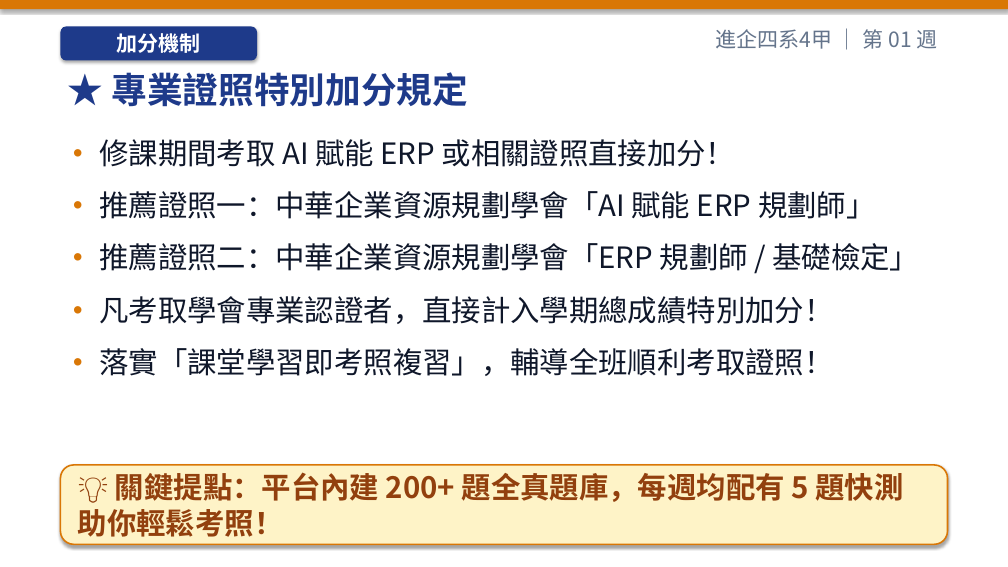
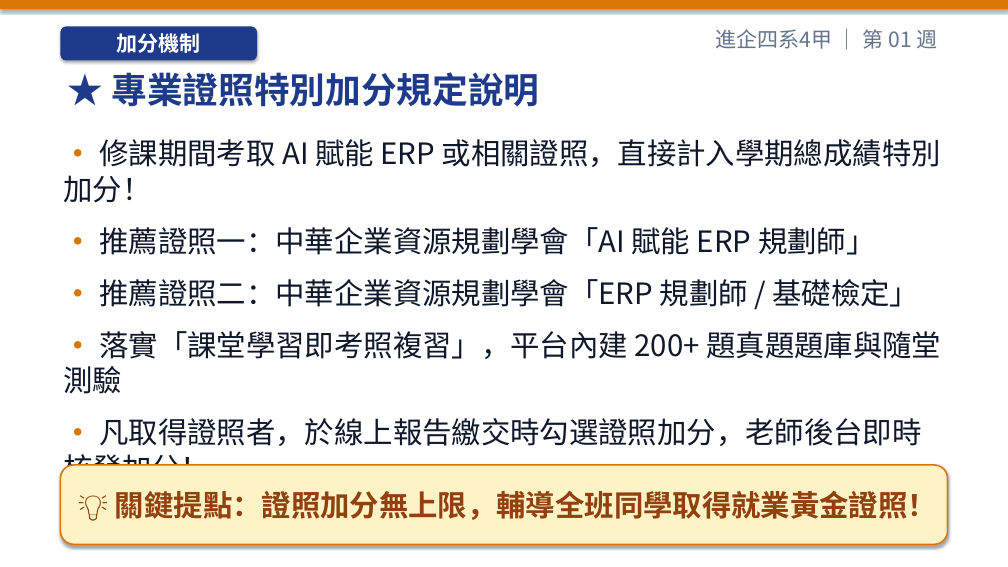
Before and after one commit to h12s12bs/vnu-enterprise-resource-planning, a slide deck: slide 4 of 01_每週教學簡報_PPT/ERP_第01週_課程導論、ERP_概念演進與數位轉型.pptx. Drawn at 1008x567 pixels with LibreOffice and Linux fonts; fonts in the diff are those of the drawing. Boxes give left, top, right and bottom in pixels: in the first picture for what was removed or moved away, otherwise in the second. Text is boxed around its words. In the diff, an @@ line names an element or a change of style, - is before the commit and + after.

Commit message:
feat(slides): 全面擴充 18 週簡報至每週 50+ 頁(共 943 頁)，第一週深化 GitHub 與 Antigravity 安裝註冊新手圖解實戰

```diff
--- a/01_每週教學簡報_PPT/ERP_第01週_課程導論、ERP_概念演進與數位轉型.pptx
+++ b/01_每週教學簡報_PPT/ERP_第01週_課程導論、ERP_概念演進與數位轉型.pptx
@@ text at <box>112,72,540,107</box>: text changed @@
-★ 專業證照特別加分規定
+★ 專業證照特別加分規定說明
@@ text at <box>63,139,941,203</box>: text changed @@
-• 修課期間考取 AI 賦能 ERP 或相關證照直接加分！
+• 修課期間考取 AI 賦能 ERP 或相關證照，直接計入學期總成績特別加分！
@@ text at <box>63,331,941,472</box>: text changed @@
-• 凡考取學會專業認證者，直接計入學期總成績特別加分！
-• 落實「課堂學習即考照複習」，輔導全班順利考取證照！
+• 落實「課堂學習即考照複習」，平台內建 200+ 題真題題庫與隨堂測驗
+• 凡取得證照者，於線上報告繳交時勾選證照加分，老師後台即時核發加分！
@@ text in rounded rectangle at <box>115,491,937,520</box>: text changed @@
-💡 關鍵提點：平台內建 200+ 題全真題庫，每週均配有 5 題快測助你輕鬆考照！
+💡 關鍵提點：證照加分無上限，輔導全班同學取得就業黃金證照！
```
Also in this commit, not shown: 8 other slides changed, 50 slides added, 22 other files.
